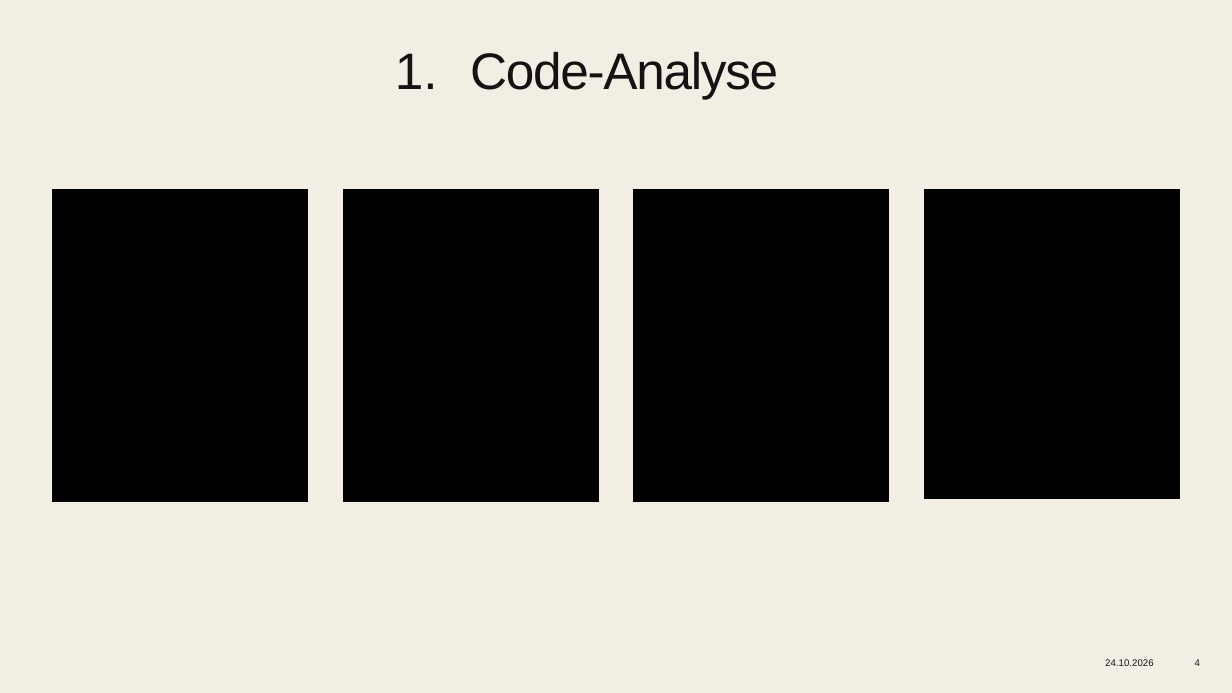
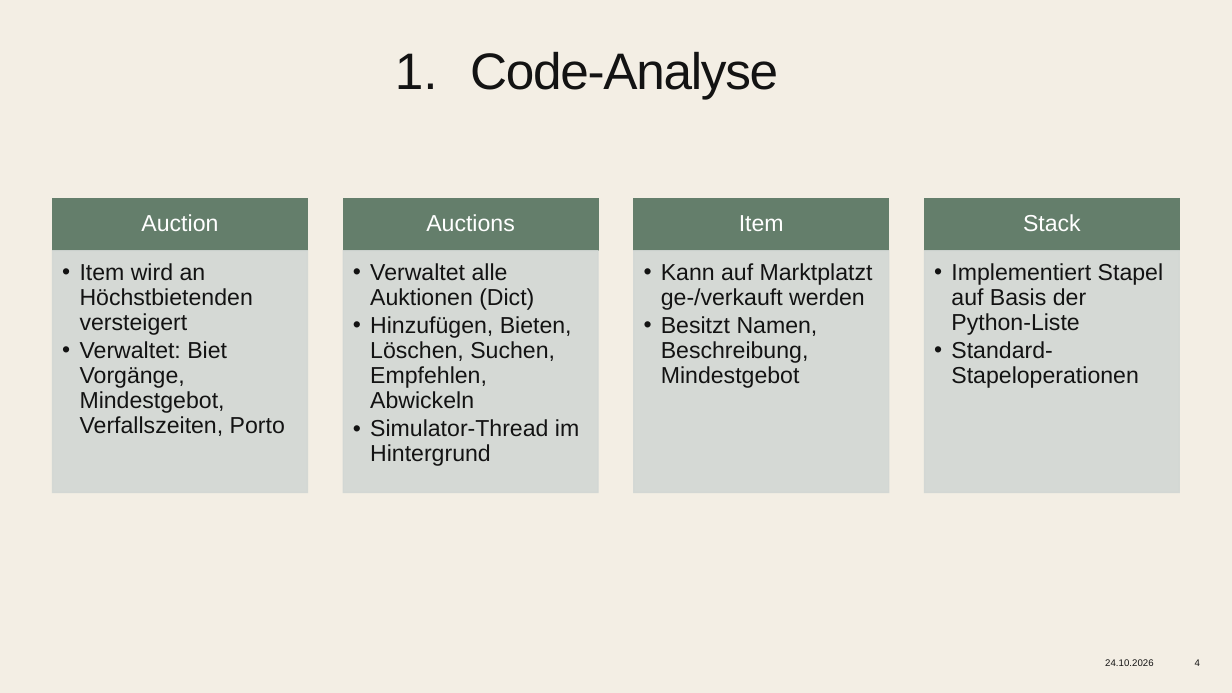
Before and after one commit to CallMeMosaic/AlgoMarkplatz, a slide deck: slide 4 of ALG Team 04 - Teilaufgabe1.pptx. Drawn at 1232x693 pixels with LibreOffice and Linux fonts; fonts in the diff are those of the drawing. Boxes give left, top, right and bottom in pixels: in the first picture for what was removed or moved away, otherwise in the second. Text is boxed around its words. In the diff, an @@ line names an element or a change of style, - is before the commit and + after.

```diff
--- a/ALG Team 04 - Teilaufgabe1.pptx
+++ b/ALG Team 04 - Teilaufgabe1.pptx
@@ rectangle: place and size @@
-rectangle at box(53, 189, 308, 245)
+rectangle at box(53, 199, 308, 251)
@@ rectangle: place and size @@
-rectangle at box(343, 189, 598, 245)
+rectangle at box(343, 199, 598, 251)
@@ rectangle: place and size @@
-rectangle at box(634, 189, 889, 245)
+rectangle at box(634, 199, 889, 251)
@@ fill #000000 to #647E6B; outline #000000 1 pt to #647E6B 1 pt in 4 elements at box(53, 199, 308, 251), box(343, 199, 598, 251), box(634, 199, 889, 251), box(925, 199, 1180, 251) @@
@@ rectangle: place and size @@
-rectangle at box(925, 189, 1180, 245)
+rectangle at box(925, 199, 1180, 251)
@@ rectangle: place and size @@
-rectangle at box(53, 245, 308, 501)
+rectangle at box(53, 250, 308, 493)
@@ rectangle: place and size @@
-rectangle at box(343, 245, 598, 501)
+rectangle at box(343, 250, 598, 493)
@@ fill #000000 to #D3D8D4 at 90% opacity; outline #000000 1 pt to #D3D8D4 1 pt in 4 elements at box(925, 250, 1180, 493), box(53, 250, 308, 493), box(343, 250, 598, 493), box(634, 250, 889, 493) @@
@@ rectangle: place and size @@
-rectangle at box(634, 245, 889, 501)
+rectangle at box(634, 250, 889, 493)
@@ rectangle: place and size @@
-rectangle at box(925, 243, 1180, 499)
+rectangle at box(925, 250, 1180, 493)
@@ group added at box(80, 214, 1163, 466): 8 texts @@
+Auction
+  • Item wird an Höchstbietenden versteigert
+  • Verwaltet: Biet Vorgänge, Mindestgebot, Verfallszeiten, Porto
+Auctions
+  • Verwaltet alle Auktionen (Dict)
+  • Hinzufügen, Bieten, Löschen, Suchen, Empfehlen, Abwickeln
+  • Simulator-Thread im Hintergrund
+Item
+  • Kann auf Marktplatzt ge-/verkauft werden
+  • Besitzt Namen, Beschreibung, Mindestgebot
+Stack
+  • Implementiert Stapel auf Basis der Python-Liste
+  • Standard-Stapeloperationen
```
Also in this commit, not shown: 3 other slides changed.
